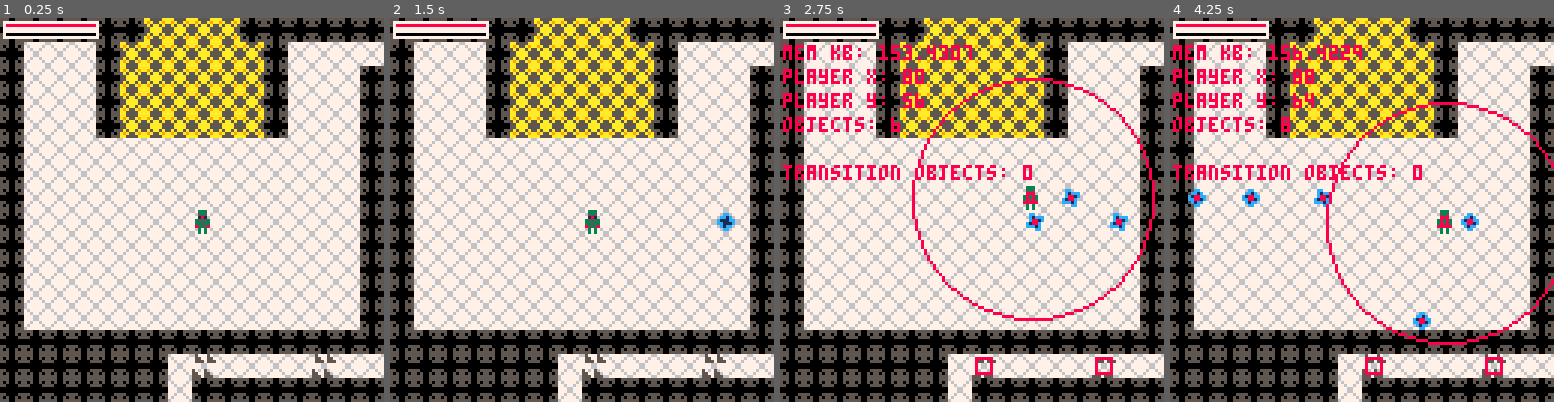
Above: before the commit, frames 1-4 (left to right).
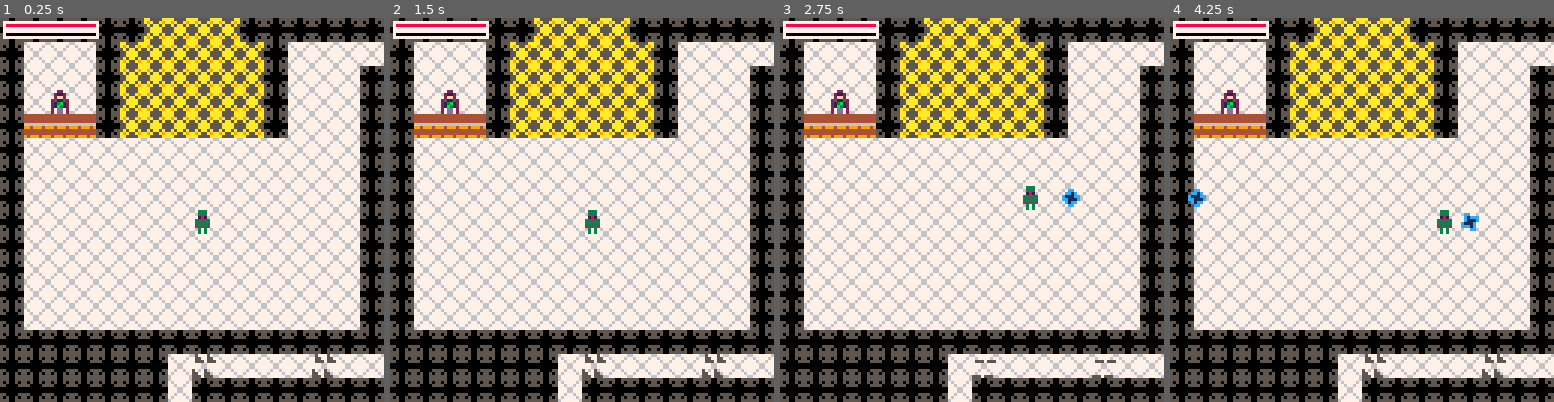
Above: after the commit, the same moments.

Repository: rledford/pico-door
Game: PICO-8 cartridge door.p8
The game is run twice, just before and just after one commit, with the same random seed, the same clock (stepped at 60 frames per second) and the same inputs.
Inputs:
- Up to frame 1 (0.25 s): no input
- Up to frame 2 (1.5 s): tap X (X key) at 0.33, 1.07 s; tap O (Z key) at 0.7 s
- Up to frame 3 (2.75 s): hold Right 1.6-2.1 s; tap O (Z key) at 1.7, 2.1, 2.5 s; tap X (X key) at 1.85 s; hold Up 2.15-2.42 s; hold Right from 2.47 s (still down)
- Up to frame 4 (4.25 s): tap O (Z key) every 0.4 s from 2.9 to 4.1 s; tap X (X key) at 2.97, 4.08 s; release Right at 3.03 s; hold Left 3.08-3.58 s; hold Down 3.63-3.97 s; hold Right from 4.02 s (still down)

The runs differ from the first frame. In frame 1, 1.4% of the frame differs, in the area x 6-25%, y 18-32%; in frame 2, 1.5%; in frame 3, 6.5%, in the area x 0-98%, y 7-93%; in frame 4, 6.5%.

Commit message:
Add interactive vendor npc and initial vendor window.

Diff:
--- a/door.p8
+++ b/door.p8
@@ -37,9 +37,10 @@
 -- [x] cap max player gems (upgradable)
 -- [x] make enemies drop gems
 -- [x] gems not picked up explode if player dies
--- [] immediately create random enemies on spawn points when player enters room
--- [] add npc vendor
--- [] add vendor purchase window
+-- [x] immediately create random enemies on spawn points when player enters room
+-- [x] add npc vendor
+-- [x] interacting close to vendor shows upgrade purchase window
+-- [] add upgrades, navigation and purchase to vendor window
 -- [] add tile or use X input to activate vendor purchase window when next to vendor
 -- [] add main door with minimum damage requirement to take damage
 -- [] add main door health to UI
@@ -92,6 +93,7 @@
 ENEMY_SPAWN_TILE = 6
 TRAP_TILE = 19
 PORTAL_TILE = 21
+VENDOR_TILE = 37
 
 -- globals --
 -------------
@@ -113,6 +115,7 @@
 is_room_transition = false
 debug=false
 window = nil
+vendor = nil
 
 update_fn = function()
 end
@@ -129,9 +132,6 @@
 
 function _update60()
 	update_fn()
-	if btnp(k_action) then
-		debug = not debug
-	end
 end
 
 function _draw()
@@ -200,8 +200,9 @@
 		this.hitbox={x=2,y=2,w=3,h=4}
 		this.target=nil
 		this.auto_target_radius = 40
-		this.projectile_dmg = 1
-		this.projectile_spd = 1.3
+		this.projectil_damage = 1
+		this.projectile_speed = 1.3
+		this.ricochet = false
 		this.face = {x=1,y=0}
 		this.hp = 10
 		this.max_hp = 10
@@ -275,8 +276,8 @@
 			if dir.x == 0 and dir.y == 0 then
 				dir.y = 1
 			end
-			local proj = make_projectile(this.x, this.y, make_animation({30,31}, 4), this.projectile_dmg, this.projectile_spd, dir)
-			proj.bounce = true
+			local proj = make_projectile(this.x, this.y, make_animation({30,31}, 4), this.projectil_damage, this.projectile_speed, dir)
+			proj.ricochet = this.ricochet
 			add(proj.collision_groups, ENEMY_GROUP)
 		end
 		this.fire_timer = clamp(this.fire_timer - 1, 0, this.fire_rate)
@@ -294,6 +295,90 @@
 	end
 }
 
+-- vendor --
+------------
+
+vendor_type = {
+	init=function(this)
+		this.inventory = {
+			upgrade_max_gems,
+			upgrade_max_hp,
+			upgrade_projectile_ricochet,
+			upgrade_projectile_damage
+		}
+		this.anim = make_animation({37,38}, 20)
+	end,
+	update=function(this)
+		if player ~= nil and not player.dead and btnp(k_action) and flr(get_range(this, player)) <= TILE_SIZE*2 then
+			show_vendor_window(this)
+		end
+		this.anim.update()
+	end,
+}
+
+upgrade_max_gems = {
+	name = "Satchel",
+	description = "Increase max Gems by 100.",
+	cost = 100,
+	persist = true,
+	on_upgrade = function()
+		player.max_gems += 100
+	end
+}
+
+upgrade_max_hp = {
+	name = "HP",
+	description = "Increase max HP by 10.",
+	cost = 200,
+	persist = true,
+	on_upgrade = function()
+		player.max_hp += 10
+	end
+}
+
+upgrade_projectile_ricochet = {
+	name = "Ricochet",
+	description = "Projectiles bounce off walls.",
+	cost = 300,
+	persist = false,
+	on_upgrade = function()
+		player.ricochet = true
+	end
+}
+
+upgrade_projectile_damage = {
+	name = "Damage",
+	description = "Increase projectile damage by 1",
+	cost = 300,
+	persist = true,
+	on_upgrade = function()
+		player.projectil_damage += 1
+	end
+}
+
+function show_vendor_window(vendor)
+	local win = {
+		update = function()
+			if btnp(k_action) then
+				window = nil
+				update_fn = game_update
+			end
+		end,
+		draw = function()
+			local window_rect = {left=camera_pos.x + 8, top=camera_pos.y+32, right=camera_pos.x + 119, bottom=camera_pos.y + 83}
+			local pad = 4
+			rectfill(window_rect.left, window_rect.top, window_rect.right, window_rect.bottom, 13)
+			rect(window_rect.left, window_rect.top, window_rect.right, window_rect.bottom, 2)
+		end
+	}
+	window = win
+	update_fn = update_vendor
+end
+
+function update_vendor()
+	window.update()
+end
+
 -- pickups --
 -------------
 
@@ -327,8 +412,8 @@
 	return pickup
 end
 
-function make_gems_pickkup(x, y, amount)
-	local pickup = make_pickup(x, y, make_animation({28,29}, 10), SCREEN_SIZE)
+function make_gems_pickup(x, y, amount)
+	local pickup = make_pickup(x, y, make_animation({28,29}, 10), 18)
 	local on_pickup = function(player)
 		player.gems = clamp(player.gems + amount, 0, player.max_gems)
 		destroy_object(pickup)
@@ -339,7 +424,7 @@
 end
 
 function make_hp_pickup(x, y, amount)
-	local pickup = make_pickup(x, y, make_animation({9,10}, 16), 12)
+	local pickup = make_pickup(x, y, make_animation({9,10}, 16), 10)
 	local on_pickup = function(player)
 		player.hp = clamp(player.hp + amount, player.hp, player.max_hp)
 		destroy_object(pickup)
@@ -363,7 +448,7 @@
 		this.lifetime = 120
 		this.collision_groups = {}
 		this.damage = 1
-		this.bounce = false
+		this.ricochet = false
 	end,
 	update=function(this)
 		this.lifetime -= 1
@@ -383,7 +468,7 @@
 			return
 		end
 		if not this.can_move_to((nextx + TILE_HALF_SIZE)/TILE_SIZE, (nexty + TILE_HALF_SIZE)/TILE_SIZE) then
-			if this.bounce then
+			if this.ricochet then
 				-- cheap bounce calc without normals since all walls are axis-aligned (no need to calculate collision normals)
 				if not this.can_move_to((this.x + TILE_HALF_SIZE)/TILE_SIZE, (nexty + TILE_HALF_SIZE)/TILE_SIZE) then
 					-- hit top or bottom of wall so reverse y
@@ -558,8 +643,8 @@
 		this.targetable = false
 		this.active = false
 		this.collidable = true
-		this.projectile_dmg = 1
-		this.projectile_spd = 1
+		this.projectil_damage = 1
+		this.projectile_speed = 1
 	end,
 	update=function(this)
 		if this.active and this.reset_timer > 0 then
@@ -593,7 +678,7 @@
 					if offset > 3 then
 						add(
 							projectiles,
-							make_projectile((col - offset) * TILE_SIZE + TILE_HALF_SIZE, this.y, make_animation({52}), this.projectile_dmg, this.projectile_spd, {x=1,y=0})
+							make_projectile((col - offset) * TILE_SIZE + TILE_HALF_SIZE, this.y, make_animation({52}), this.projectil_damage, this.projectile_speed, {x=1,y=0})
 						)
 					end
 				end
@@ -604,7 +689,7 @@
 					if offset > 3 then
 						add(
 							projectiles,
-							make_projectile((col + offset) * TILE_SIZE - TILE_HALF_SIZE, this.y, make_animation({52}), this.projectile_dmg, this.projectile_spd, {x=-1,y=0})
+							make_projectile((col + offset) * TILE_SIZE - TILE_HALF_SIZE, this.y, make_animation({52}), this.projectil_damage, this.projectile_speed, {x=-1,y=0})
 						)
 					end
 				end
@@ -615,7 +700,7 @@
 					if offset > 3 then
 						add(
 							projectiles,
-							make_projectile(this.x, (row - offset) * TILE_SIZE + TILE_HALF_SIZE, make_animation({52}), this.projectile_dmg, this.projectile_spd, {x=0,y=1})
+							make_projectile(this.x, (row - offset) * TILE_SIZE + TILE_HALF_SIZE, make_animation({52}), this.projectil_damage, this.projectile_speed, {x=0,y=1})
 						)
 					end
 				end
@@ -626,7 +711,7 @@
 					if offset > 3 then
 						add(
 							projectiles,
-							make_projectile(this.x, (row + offset) * TILE_SIZE - TILE_HALF_SIZE, make_animation({52}), this.projectile_dmg, this.projectile_spd, {x=0,y=-1})
+							make_projectile(this.x, (row + offset) * TILE_SIZE - TILE_HALF_SIZE, make_animation({52}), this.projectil_damage, this.projectile_speed, {x=0,y=-1})
 						)
 					end
 				end
@@ -795,6 +880,7 @@
 	obj.hurt_duration_timer = 0
 	obj.hurt_collidable = true
 	obj.touch_damage = 0
+	obj.ricochet = false
 
 	obj.collide=function(groups)
 		local other
@@ -858,8 +944,8 @@
 				if obj.type ~= player_type then
 					if rnd(1000) > 900 then
 						make_hp_pickup(obj.x,obj.y,1)
-					else
-						make_gems_pickkup(obj.x,obj.y,1)
+					elseif rnd(1000) > 500 then
+						make_gems_pickup(obj.x,obj.y,1)
 					end
 					sfx(4)
 				end
@@ -1204,6 +1290,13 @@
 			elseif tile_type == PORTAL_TILE then
 				mset(c, r, FLOOR_TILE)
 				init_object(portal_type, tx, ty)
+			elseif tile_type == VENDOR_TILE then
+				mset(c, r, FLOOR_TILE)
+				if vendor == nil then
+					init_object(vendor_type, tx, ty)
+				else
+					add(objects, vendor)
+				end
 			end
 		end
 	end
@@ -1239,6 +1332,8 @@
 			mset(transition_obj.x/TILE_SIZE,transition_obj.y/TILE_SIZE,DOOR_TILE)
 		elseif transition_obj.type == portal_type then
 			mset(transition_obj.x/TILE_SIZE,transition_obj.y/TILE_SIZE,PORTAL_TILE)
+		elseif transition_obj.type == vendor_type then
+			mset(transition_obj.x/TILE_SIZE,transition_obj.y/TILE_SIZE,VENDOR_TILE)
 		end
 	end
 end
@@ -1390,14 +1485,14 @@
 	return {x=flr(dest.x-pos.x),y=flr(dest.y-pos.y)}
 end
 __gfx__
-0000000055500555677777764474474467777776aa5555aa67766776090000900900009000220220008808800085880000858800880000886666666669a99a96
-0000000050500505767777677744447776777767a9a55a9a76555567909090099909909902882882082282280858858008588580800000086444444664944946
-00700700550000557767767747477474755575555a5aa5a5755665570000009009000000028888820822222805787780057877800000000049a99a9440000004
-000770000000000077766777447777447776677755aaaa5565677656090900000000909002888882082222280568765005687650000000004494494440000004
-000770000000000077766777447777447776677755aaaa55656776560000909009090000002888200082228008777750087777500000000049a99a9449a99a94
-00700700550000557767767747477474776776775a5aa5a5755665570900000000000090000282000008280005877850058778500000000049a99a9449a99a94
-0000000050500505767777677744447776777767a9a55a9a765555679009090999909099000020000000800005858580058585808000000849a99a9449a99a94
-0000000055500555677777764474474455575556aa5555aa67766776090000900900009000000000000000000855858008558580880000884444444444444444
+0000000055500555677777764454454467777776aa5555aa67766776090000900900009000220220008808800085880000858800880000886666666669a99a96
+0000000050500505767777675544445576777767a9a55a9a76555567909090099909909902882882082282280858858008588580800000086444444664944946
+00700700550000557767767745455454755575555a5aa5a5755665570000009009000000028888820822222805787780057877800000000049a99a9440000004
+000770000000000077766777445555447776677755aaaa5565677656090900000000909002888882082222280568765005687650000000004494494440000004
+000770000000000077766777445555447776677755aaaa55656776560000909009090000002888200082228008777750087777500000000049a99a9449a99a94
+00700700550000557767767745455454776776775a5aa5a5755665570900000000000090000282000008280005877850058778500000000049a99a9449a99a94
+0000000050500505767777675544445576777767a9a55a9a765555679009090999909099000020000000800005858580058585808000000849a99a9449a99a94
+0000000055500555677777764454454455575556aa5555aa67766776090000900900009000000000000000000855858008558580880000884444444444444444
 000000000000000005000500677667766776677600cccc0000cccc0000cccc0000cccc0000000000000000000000000000000000000000000000000000000000
 0000000005000500055005507ffffff7767777670c0cccc00c00ccc00c000cc00c0000c0000000000000000000000000000000000000000000cc0000000cc000
 0555055505550555055505557f6ff6f77ffffff7c00cccccc00cccccc00000ccc000000c00000000000000000000000000033000000bb00000c1ccc000cc1c00
@@ -1406,14 +1501,14 @@
 0000000000000000500050007f6ff6f77ffffff7c00cccccc00cccccc00000ccc000000c00000000000000000000000000033000000bb0000ccc1c0000c1cc00
 0000000050005000550055007ffffff7767777670c0cccc00c00ccc00c000cc00c0000c000000000000000000000000000000000000000000000cc00000cc000
 555055505550555055505550677667766776677600cccc0000cccc0000cccc0000cccc0000000000000000000000000000000000000000000000000000000000
-00333000000000000000000000000000000000000000000000000000000000000000000000000000000000000000000000000000000000000000000000000000
-00535000000000000000000000000000000000000000000000000000000000000000000000000000000000000000000000000000000000000099990000aaaa00
-0018100000000000000000000000000000000000000000000000000000000000000000000000000000000000000000000000000000000000099aa9900aa99aa0
-035353000000000000000000000000000000000000000000000000000000000000000000000000000000000000000000000000000000000009a99a900a9aa9a0
-033533000000000000000000000000000000000000000000000000000000000000000000000000000000000000000000000000000000000009a99a900a9aa9a0
-0853580000000000000000000000000000000000000000000000000000000000000000000000000000000000000000000000000000000000099aa9900aa99aa0
-00303000000000000000000000000000000000000000000000000000000000000000000000000000000000000000000000000000000000000099990000aaaa00
-00303000000000000000000000000000000000000000000000000000000000000000000000000000000000000000000000000000000000000000000000000000
+00333000000000000000000000000000000000000002200000022000444444440000000000000000000000000000000000000000000000000000000000000000
+00535000000000000000000000000000000000000021120000211200444444440000000000000000000000000000000000000000000000000099990000aaaa00
+0018100000000000000000000000000000000000002ff200002ff20044444444000000000000000000000000000000000000000000000000099aa9900aa99aa0
+035353000000000000000000000000000000000002511520025115206666666600000000000000000000000000000000000000000000000009a99a900a9aa9a0
+0335330000000000000000000000000000000000021b31200213b1209949994900000000000000000000000000000000000000000000000009a99a900a9aa9a0
+08535800000000000000000000000000000000000213b120021b312044444444000000000000000000000000000000000000000000000000099aa9900aa99aa0
+0030300000000000000000000000000000000000020dd020020dd020444444440000000000000000000000000000000000000000000000000099990000aaaa00
+0030300000000000000000000000000000000000020dd020020dd020949994990000000000000000000000000000000000000000000000000000000000000000
 00003000000000000111111001111110000000000009900000999900000000000e2ee2e000000000000000000000000000000000000000000000000000000000
 000330000000300011111111011111100008888809299290009229000e2ee2e0022ee220000000000011d0000001110000999a00009aaa0000ee920000e22200
 00333300000330001211112111111111008999980299992009722790022ee220022ee220000000000010011001d00d000a9aa9900aa99a9002e22ee0029ee9e0
@@ -1553,14 +1648,14 @@
 
 
 __gff__
-0001000300010000000000000000000000000000000000000000000000000000000000000000000000000000000000000000000000000000000000000000000000000000000000000000000000000000000000000000000000000000000000000000000000000000000000000000000000000000000000000000000000000000
+0001000300010000000000000000000000000000000000000000000000000000000000000000000100000000000000000000000000000000000000000000000000000000000000000000000000000000000000000000000000000000000000000000000000000000000000000000000000000000000000000000000000000000
 0000000000000000000000000000000000000000000000000000000000000000000000000000000000000000000000000000000000000000000000000000000000000000000000000000000000000000000000000000000000000000000000000000000000000000000000000000000000000000000000000000000000000000
 __map__
 0101010101010505050501010101010101010101010101010101010101010101000000000000000000000000000000000000000000000000000000000000000000000000000000000000000000000000000000000000000000000000000000000000000000000000000000000000000000000000000000000000000000000000
 0102020201050505050505010202020202020203040204020202020201020201000000000000000000000000000000000000000000000000000000000000000000000000000000000000000000000000000000000000000000000000000000000000000000000000000000000000000000000000000000000000000000000000
 0102020201050505050505010202020101010101020402020202020201020201000000000000000000000000000000000000000000000000000000000000000000000000000000000000000000000000000000000000000000000000000000000000000000000000000000000000000000000000000000000000000000000000
-0102020201050505050505010202020101020202040204020202020201020201000000000000000000000000000000000000000000000000000000000000000000000000000000000000000000000000000000000000000000000000000000000000000000000000000000000000000000000000000000000000000000000000
-0102020201050505050505010202020101020202020202020202020201020201000000000000000000000000000000000000000000000000000000000000000000000000000000000000000000000000000000000000000000000000000000000000000000000000000000000000000000000000000000000000000000000000
+0102250201050505050505010202020101020202040204020202020201020201000000000000000000000000000000000000000000000000000000000000000000000000000000000000000000000000000000000000000000000000000000000000000000000000000000000000000000000000000000000000000000000000
+0127272701050505050505010202020101020202020202020202020201020201000000000000000000000000000000000000000000000000000000000000000000000000000000000000000000000000000000000000000000000000000000000000000000000000000000000000000000000000000000000000000000000000
 0102020202020202020202020202020101020202020202020202020201020201000000000000000000000000000000000000000000000000000000000000000000000000000000000000000000000000000000000000000000000000000000000000000000000000000000000000000000000000000000000000000000000000
 0102020202020202020202020202020101020202020202020202020201020201000000000000000000000000000000000000000000000000000000000000000000000000000000000000000000000000000000000000000000000000000000000000000000000000000000000000000000000000000000000000000000000000
 0102020202020202020202020202020101020202020204020202020201020201000000000000000000000000000000000000000000000000000000000000000000000000000000000000000000000000000000000000000000000000000000000000000000000000000000000000000000000000000000000000000000000000
